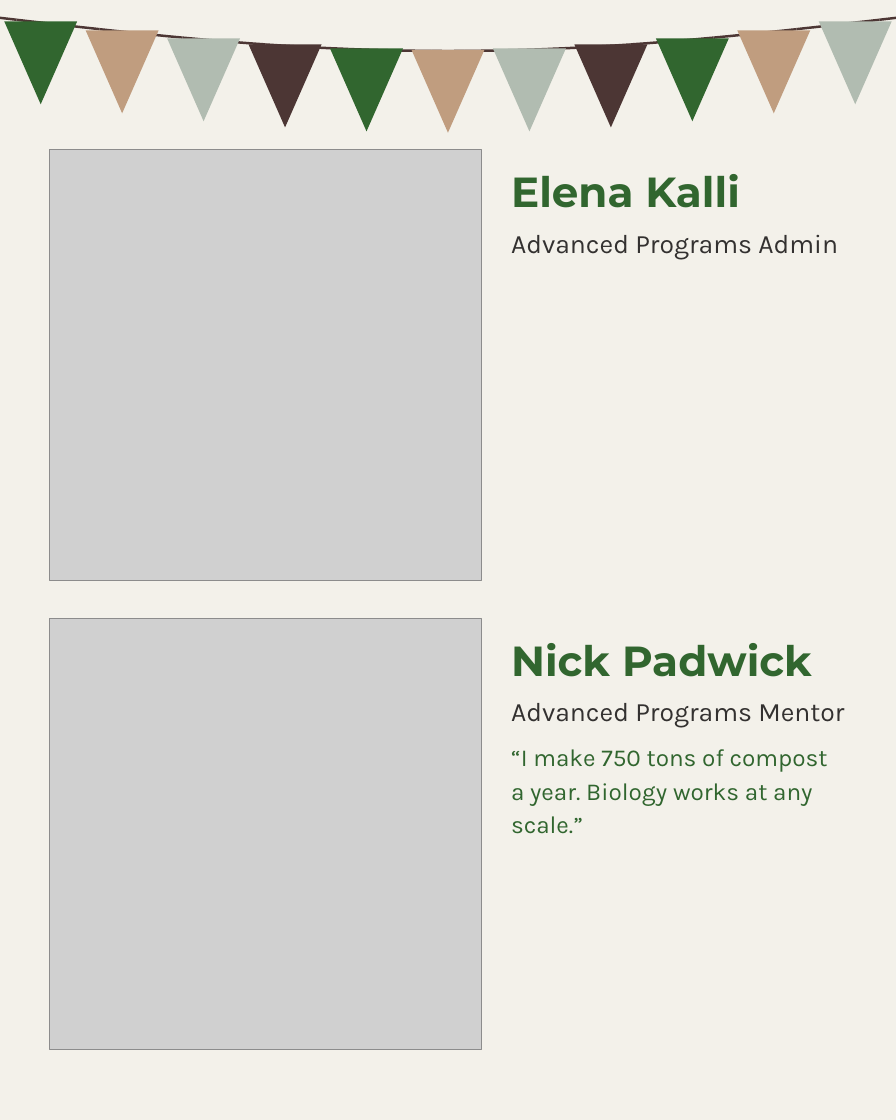
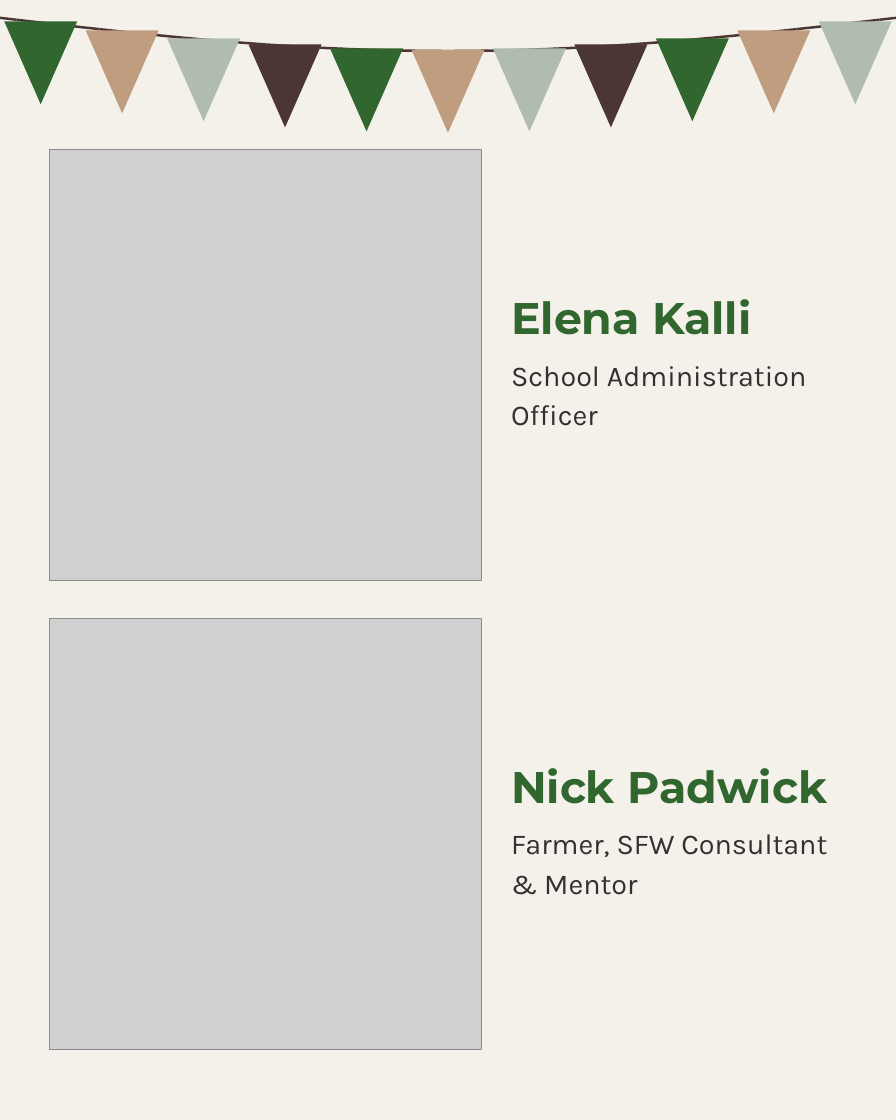
Before and after one commit to linneamoritznyc/SFW-SocialMedia, a slide deck: slide 3 of templates/posts/october/05-10-2026-mon-ig-teachers-day-option-4-ten-slides.pptx. Drawn at 896x1120 pixels with LibreOffice and Linux fonts; fonts in the diff are those of the drawing; grey boxes stand for pictures. Boxes give left, top, right and bottom in pixels: in the first picture for what was removed or moved away, otherwise in the second. Text is boxed around its words. In the diff, an @@ line names an element or a change of style, - is before the commit and + after.

```diff
--- a/templates/posts/october/05-10-2026-mon-ig-teachers-day-option-4-ten-slides.pptx
+++ b/templates/posts/october/05-10-2026-mon-ig-teachers-day-option-4-ten-slides.pptx
@@ text "Elena Kalli": place and size @@
-text "Elena Kalli" at (511, 174, 740, 208)
+text "Elena Kalli" at (511, 299, 751, 335)
@@ text "Elena Kalli" at (511, 299, 751, 335): size 38 to 40 pt @@
@@ text at (511, 366, 807, 426): text changed; size 24 to 26 pt @@
-Advanced Programs Admin
+School Administration Officer
@@ text removed at (511, 749, 828, 834) @@
-“I make 750 tons of compost a year. Biology works at any scale.”
@@ text "Nick Padwick": place and size @@
-text "Nick Padwick" at (511, 643, 812, 677)
+text "Nick Padwick" at (511, 768, 828, 804)
@@ text "Nick Padwick" at (511, 768, 828, 804): size 38 to 40 pt @@
@@ text at (511, 834, 827, 895): text changed; size 24 to 26 pt @@
-Advanced Programs Mentor
+Farmer, SFW Consultant & Mentor
```
Also in this commit, not shown: 7 other slides changed, 20 other files.
